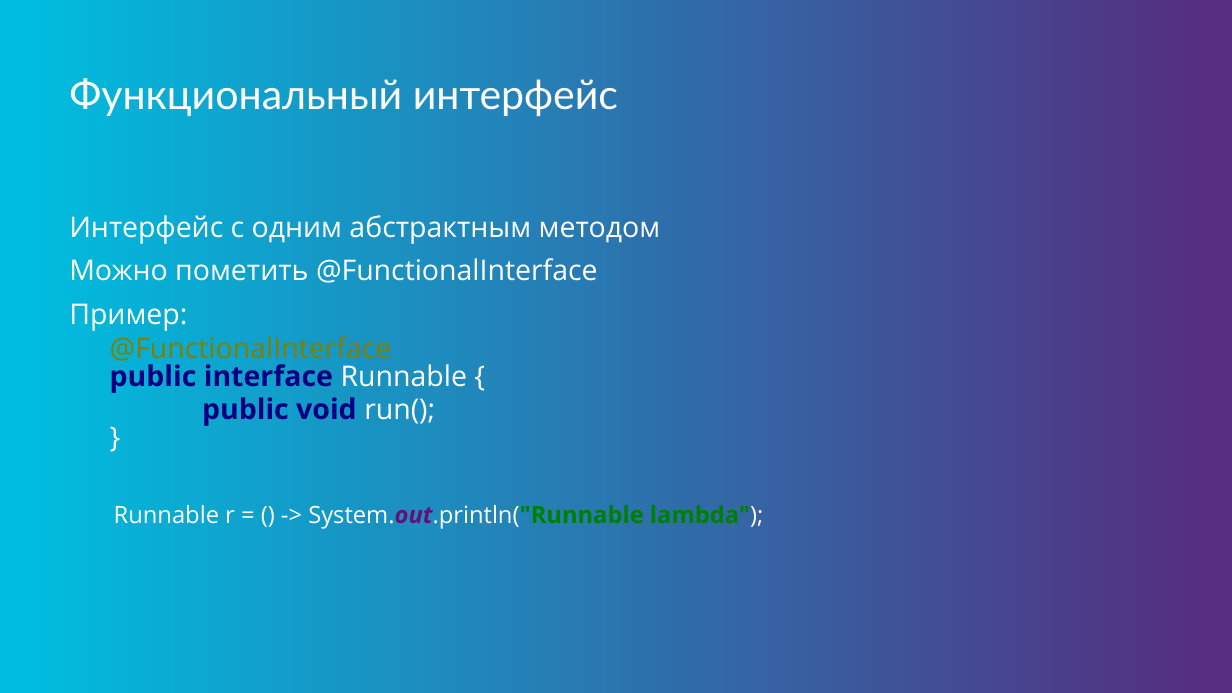
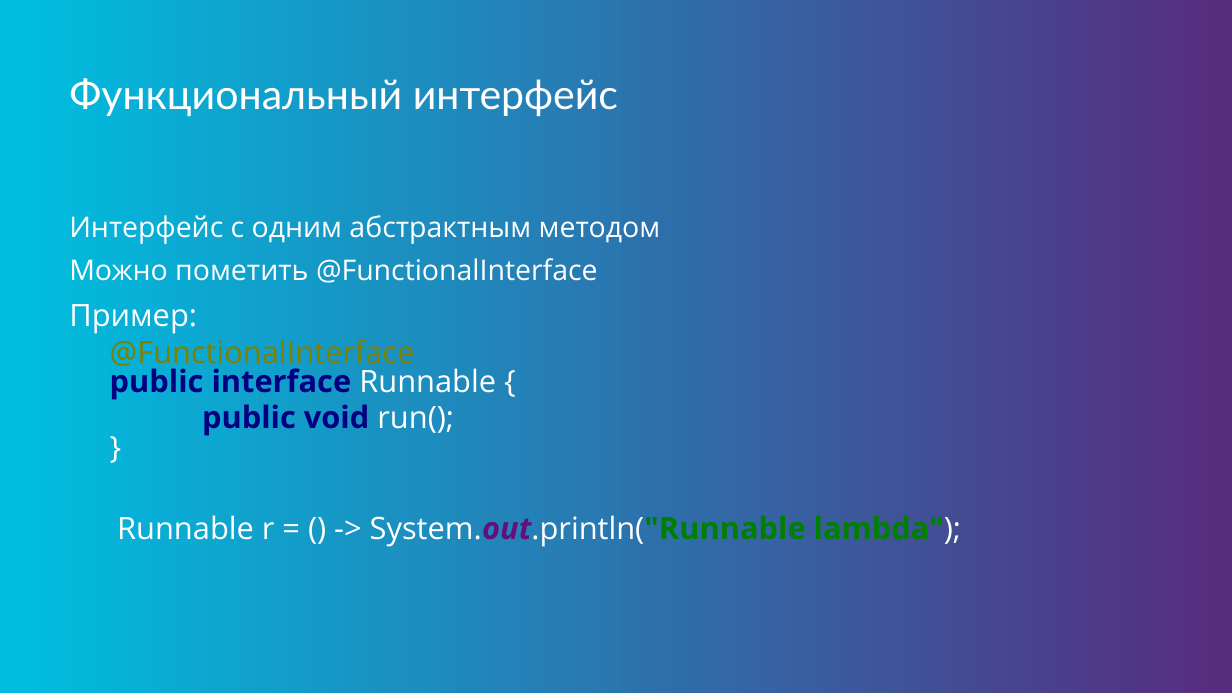
Before and after one commit to java-basic-tutorial/lessons, a slide deck: slide 31 of lesson05/lesson05.pptx. Drawn at 1232x693 pixels with LibreOffice and Linux fonts; fonts in the diff are those of the drawing; background and template pictures are left out. Boxes give left, top, right and bottom in pixels: in the first picture for what was removed or moved away, otherwise in the second. Text is boxed around its words. In the diff, an @@ line names an element or a change of style, - is before the commit and + after.

```diff
--- a/lesson05/lesson05.pptx
+++ b/lesson05/lesson05.pptx
@@ text at box(69, 304, 961, 547): size 22.2 to 24.1 pt in "Пример:", "@FunctionalInterface public interface Runnable {", "public void run(); }"; size 18.5 to 24.1 pt in "Runnable r = () -> System.out.println("Runnable lambda");" @@
```
Also in this commit, not shown: 9 other slides changed, 2 other files.
